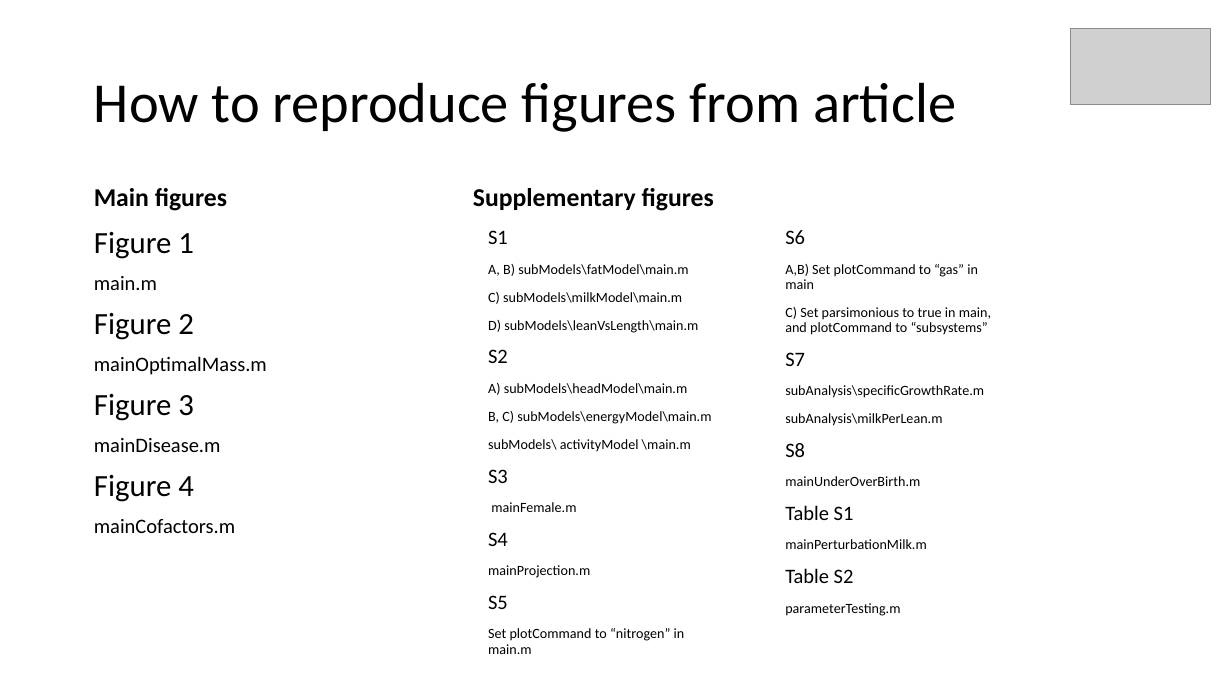
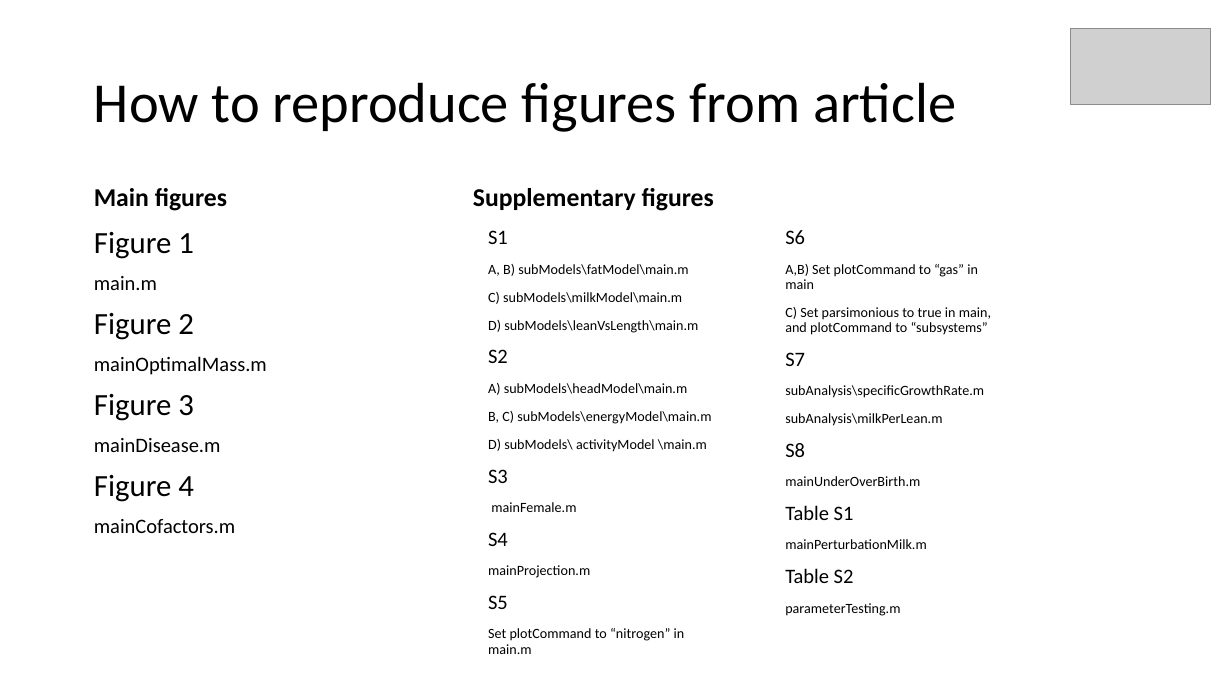
Before and after one commit to SysBioChalmers/STIG-met, a slide deck: slide 3 of readme.pptx. Drawn at 1232x693 pixels with LibreOffice and Linux fonts; fonts in the diff are those of the drawing; grey boxes stand for pictures. Boxes give left, top, right and bottom in pixels: in the first picture for what was removed or moved away, otherwise in the second. Text is boxed around its words. In the diff, an @@ line names an element or a change of style, - is before the commit and + after.

```diff
--- a/readme.pptx
+++ b/readme.pptx
@@ text at box(488, 439, 707, 452): text changed @@
-subModels\ activityModel \main.m
+D) subModels\ activityModel \main.m
```
Also in this commit, not shown: 6 other files.
